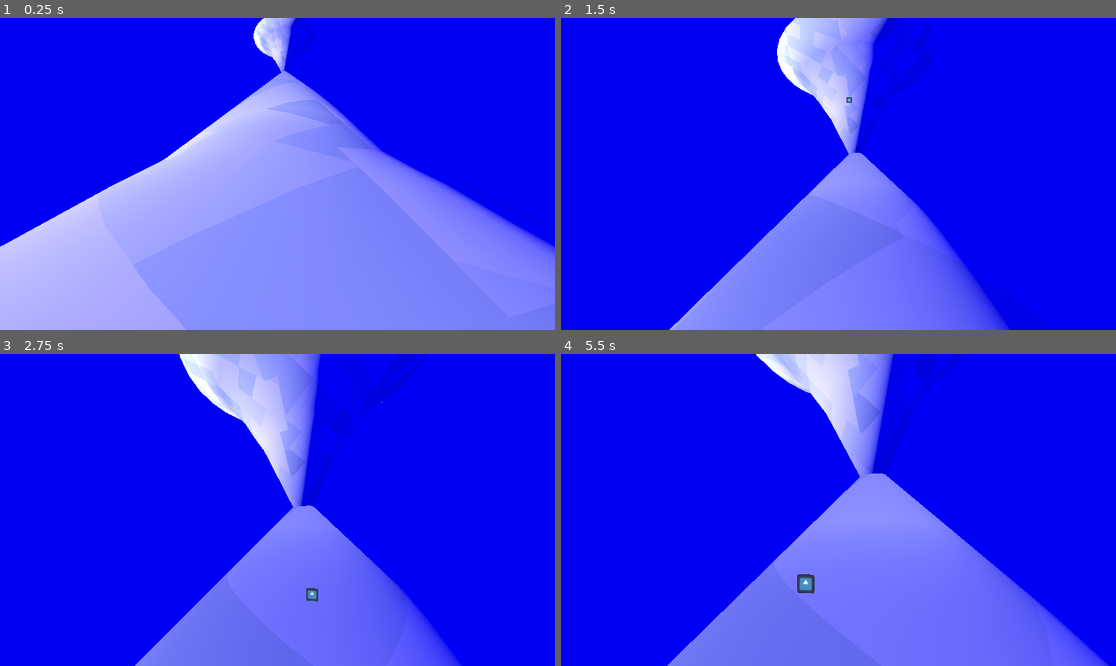
Above: before the commit, frames 1-4 (two rows, left to right).
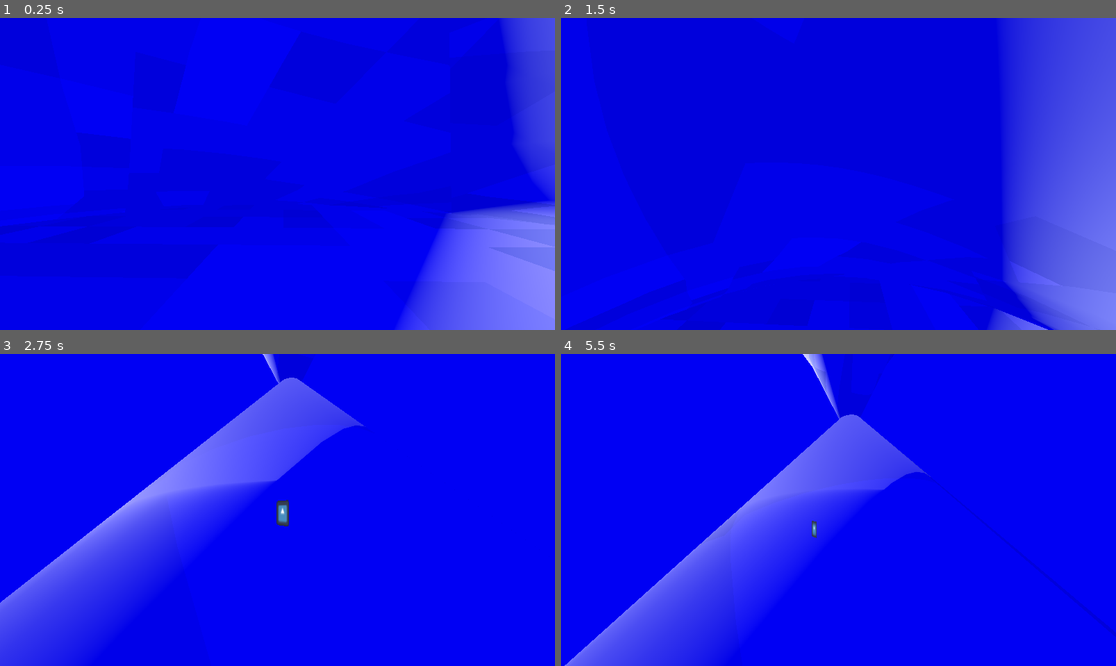
Above: after the commit, the same moments.

Repository: CodingBigTime/pencil-chisel-code-2023
Game: Godot game, scene res://scenes/node_3d.tscn
The game is run twice, just before and just after one commit, with the same random seed, the same clock (stepped at 60 frames per second) and the same inputs. The engine's default icon, where the game draws it, is replaced by a stand-in: a white triangle on a blue panel in a dark square.
Inputs:
- Up to frame 1 (0.25 s): no input
- Up to frame 2 (1.5 s): tap Enter (ui_accept) at 0.5, 0.77 s; hold D (right) 0.53-1.28 s; hold S (down) from 1.28 s (still down)
- Up to frame 3 (2.75 s): tap Enter (ui_accept) at 1.52 s; release S (down) at 2.03 s; hold D (right) from 2.03 s (still down)
- Up to frame 4 (5.5 s): release D (right) at 2.78 s; hold W (up) 2.78-3.53 s; tap Enter (ui_accept) at 3.02, 3.77, 4.52 s; hold A (left) 3.53-5.03 s; hold S (down) from 5.03 s (still down)

The runs differ from the first frame. In frame 1, 57% of the frame differs, in the area x 0-100%, y 0-100%; in frame 2, 43%; in frame 3, 37%; in frame 4, 43%.

Commit message:
Fix player and remove world environment

Diff:
--- a/scenes/node_3d.tscn
+++ b/scenes/node_3d.tscn
@@ -11,10 +11,9 @@
 [node name="Node3D" type="Node3D"]
 
 [node name="player" parent="." instance=ExtResource("2_avqwy")]
-transform = Transform3D(1, 0, 0, 0, 1, 0, 0, 0, 1, -0.110423, 166.285, 9.21762)
+transform = Transform3D(1, 0, 0, 0, 1, 0, 0, 0, 1, 18.343, 145.836, 9.21762)
 
 [node name="Camera3D" type="Camera3D" parent="."]
-transform = Transform3D(1, 0, 0, 0, 0.994522, -0.104528, 0, 0.104528, 0.994522, 0.015337, 26.5638, 167.166)
 script = ExtResource("2_1sink")
 
 [node name="mountain" parent="." instance=ExtResource("2_scjnr")]
